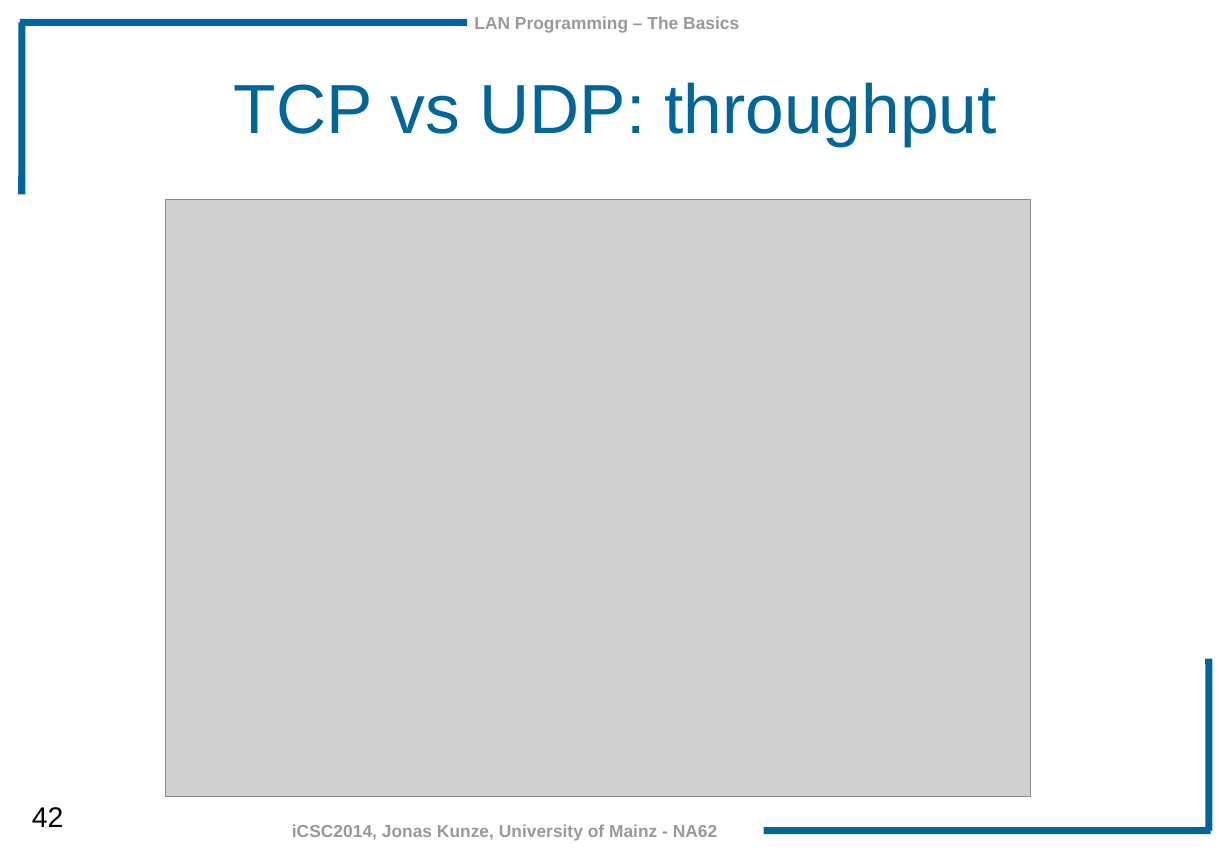
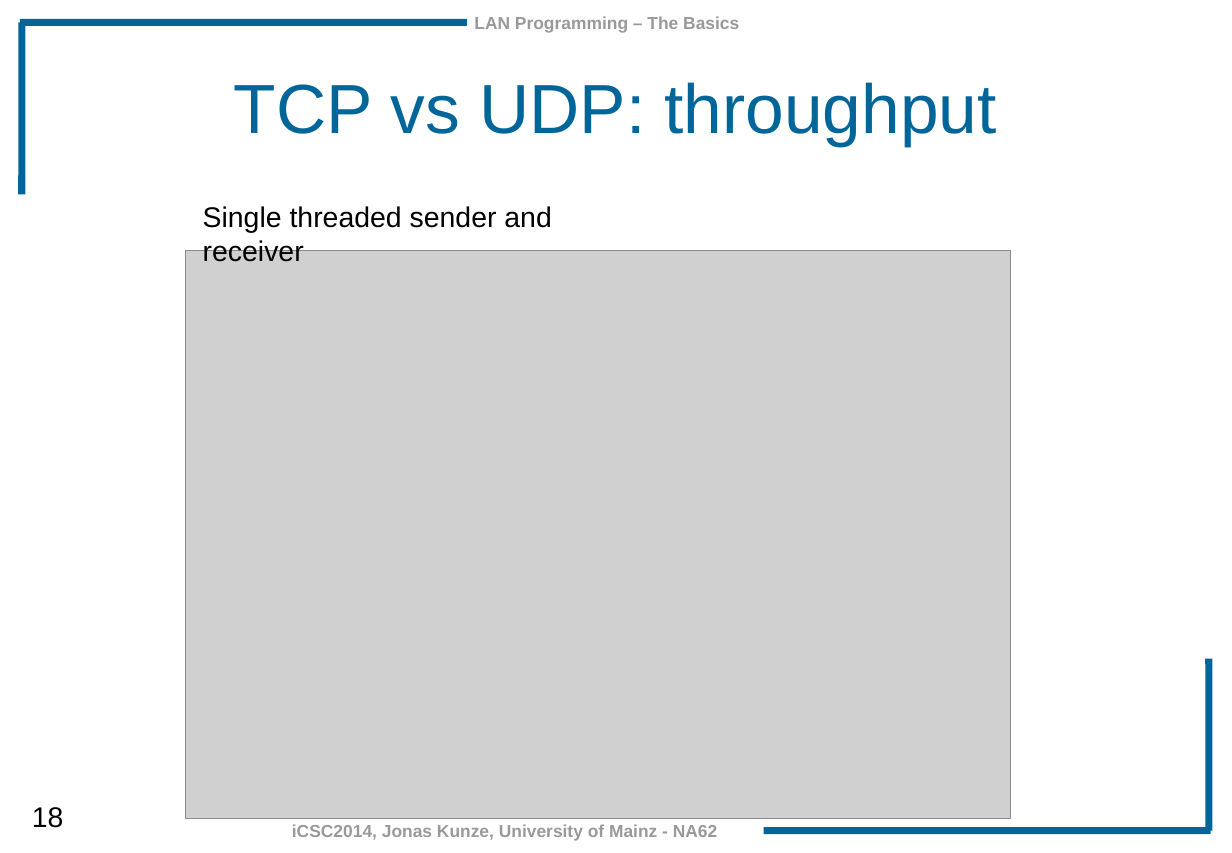
Before and after one commit to JonasKunze/icsc2014, a slide deck: slide 18 of iCSC-2014-LAN_Programming_Basics.odp (slide 42 before the commit). Drawn at 1232x853 pixels with LibreOffice and Linux fonts; fonts in the diff are those of the drawing; grey boxes stand for pictures; background and template pictures are left out. Boxes give left, top, right and bottom in pixels: in the first picture for what was removed or moved away, otherwise in the second. Text is boxed around its words. In the diff, an @@ line names an element or a change of style, - is before the commit and + after.

```diff
--- a/iCSC-2014-LAN_Programming_Basics.odp
+++ b/iCSC-2014-LAN_Programming_Basics.odp
@@ text added at (x1=203, y1=206, x2=551, y2=262), 18 pt, text #000000 @@
+Single threaded sender and receiver
@@ picture resized from (x1=165, y1=199, x2=1031, y2=796) to (x1=185, y1=250, x2=1010, y2=819) @@
@@ page number at (x1=32, y1=807, x2=64, y2=828): text changed @@
-42
+18
```
Also in this commit, not shown: 4 other slides changed, 2 slides added, 26 slides removed, 4 other files.
